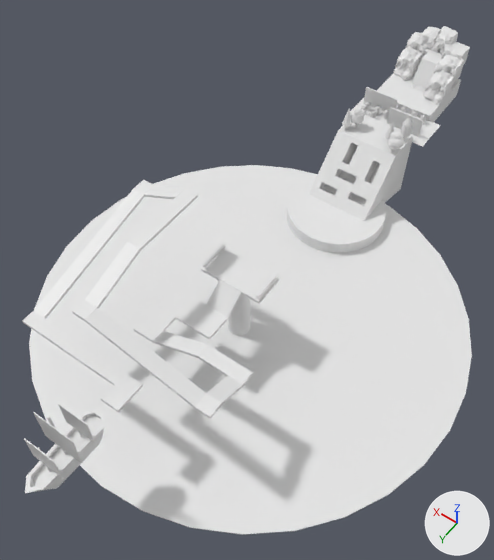
The Blender file homeisland.blend, before and after one commit.
The view is the same before and after, from a camera (50 mm lens) standing at (-20.8, 63.6, 44.0) and looking at (1.2, 32.8, -4.3). Every picture has the same lights, and +X, +Y and +Z are marked at lower right.
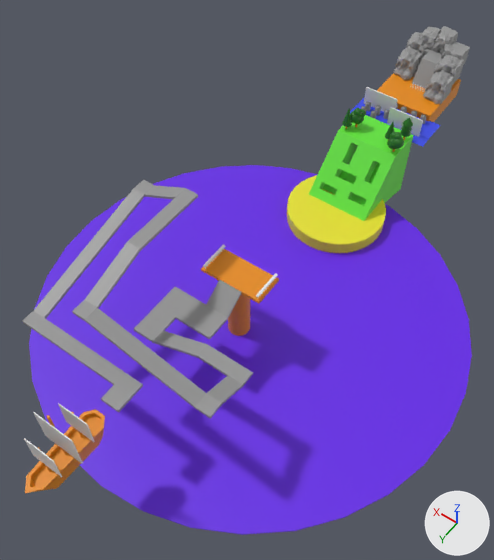
What differs and where, as boxes (x1, y1, x2, y2) in the pictures (494 x 560 px):
'Cylinder.020', recoloured (white to purple)
    both: (29, 165, 472, 535)
'Cube.019', recoloured (white to grey)
    both: (22, 180, 253, 419)
'Cube.013', recoloured (white to green)
    both: (309, 115, 414, 221)
'Cylinder.019', recoloured (white to yellow)
    both: (287, 175, 386, 253)
'Cylinder.042', recoloured (white to orange)
    both: (25, 409, 105, 493)
'Cube.016', recoloured (white to orange)
    both: (201, 249, 279, 303)
'Cube.012', recoloured (white to orange)
    both: (377, 73, 461, 122)
'Cylinder.021', recoloured
    both: (228, 294, 250, 336)
'Cube.010', recoloured (white to grey)
    both: (423, 70, 454, 104)
'Cube.009', recoloured (white to grey)
    both: (394, 46, 422, 80)
'Cube', recoloured (white to grey)
    both: (412, 50, 442, 88)
'Plane', recoloured (white to blue)
    both: (350, 98, 440, 147)
'Cube.011', recoloured (white to grey)
    both: (434, 55, 465, 87)
'Cube.001', recoloured (white to grey)
    both: (430, 26, 458, 54)
'Cube.002', recoloured (white to grey)
    both: (441, 42, 470, 64)
'Cube.007', recoloured (white to grey)
    both: (420, 26, 441, 49)

Patch to the scene script:
```diff
--- a/homeisland.blend.py
+++ b/homeisland.blend.py
@@ me_cube @@
 me_cube.from_pydata(...)  # 8 vertices, 6 faces; spans x -1.0..1.0, y -1.0..2.49, z -1.37..1.0
-me_cube.materials.append(mat_material)  # white #e7e7e7
+me_cube.materials.append(mat_gray)  # grey #959595
@@ me_cube_001 @@
 me_cube_001.from_pydata(...)  # 2052 vertices, 2050 faces; spans x -1.11..1.0, y -1.0..1.23, z -1.01..1.0
+me_cube_001.materials.append(mat_gray)  # grey #959595
@@ me_cube_002 @@
 me_cube_002.from_pydata(...)  # 728 vertices, 726 faces; spans x -1.06..1.21, y -1.02..1.97, z -1.13..1.35
+me_cube_002.materials.append(mat_gray)  # grey #959595
@@ me_cube_007 @@
 me_cube_007.from_pydata(...)  # 1212 vertices, 1210 faces; spans x -1.01..1.06, y -1.0..1.52, z -1.19..1.47
+me_cube_007.materials.append(mat_gray)  # grey #959595
@@ me_cube_009 @@
 me_cube_009.from_pydata(...)  # 1212 vertices, 1210 faces; spans x -1.03..1.06, y -1.02..1.72, z -1.3..1.53
+me_cube_009.materials.append(mat_gray)  # grey #959595
@@ me_cube_010 @@
 me_cube_010.from_pydata(...)  # 1212 vertices, 1210 faces; spans x -1.03..1.27, y -1.02..1.72, z -1.3..1.47
+me_cube_010.materials.append(mat_gray)  # grey #959595
@@ me_cube_011 @@
 me_cube_011.from_pydata(...)  # 1212 vertices, 1210 faces; spans x -1.03..1.45, y -1.0..1.72, z -1.3..1.3
+me_cube_011.materials.append(mat_gray)  # grey #959595
@@ me_cube_012 @@
 me_cube_012.from_pydata(...)  # 8 vertices, 6 faces; spans x -1.0..1.0, y -1.0..1.0, z -1.0..1.0
+me_cube_012.materials.append(mat_brown)  # orange #e78c09
@@ me_cube_013 @@
 me_cube_013.from_pydata(...)  # 66 vertices, 52 faces; spans x -1.0..1.0, y -1.0..3.6, z -6.48..1.0
+me_cube_013.materials.append(mat_green1)  # green #63e73b
@@ me_plane @@
 me_plane.from_pydata(...)  # 4 vertices, 1 face; spans x -1.0..1.0, y -1.0..1.0, z 0.0
+me_plane.materials.append(mat_blue1)  # blue #3a4de7
@@ me_cylinder_019 @@
 me_cylinder_019.from_pydata(...)  # 64 vertices, 34 faces; spans x -1.0..1.0, y -1.0..1.0, z -1.0..1.0
+me_cylinder_019.materials.append(mat_yellow)  # yellow #e7e02d
@@ me_cylinder_020 @@
 me_cylinder_020.from_pydata(...)  # 64 vertices, 34 faces; spans x -1.0..1.0, y -1.0..1.0, z -1.0..1.0
+me_cylinder_020.materials.append(mat_blue2)  # purple #6520e7
@@ me_cube_016 @@
 me_cube_016.from_pydata(...)  # 8 vertices, 6 faces; spans x -1.0..1.0, y -1.0..1.0, z -1.0..1.0
+me_cube_016.materials.append(mat_brown)  # orange #e78c09
@@ me_cylinder_021 @@
 me_cylinder_021.from_pydata(...)  # 64 vertices, 34 faces; spans x -1.0..1.0, y -1.0..1.0, z -1.0..1.0
+me_cylinder_021.materials.append(mat_brown)  # orange #e78c09
@@ me_cube_019 @@
 me_cube_019.from_pydata(...)  # 100 vertices, 95 faces; spans x -6.5..10.4, y -3.2..12.9, z -12.2..46.0
+me_cube_019.materials.append(mat_gray)  # grey #959595
@@ me_cylinder_044 @@
 me_cylinder_044.from_pydata(...)  # 28 vertices, 23 faces; spans x -0.97..0.97, y -0.9..6.1, z -1.0..1.0
+me_cylinder_044.materials.append(mat_brown)  # orange #e78c09
```
